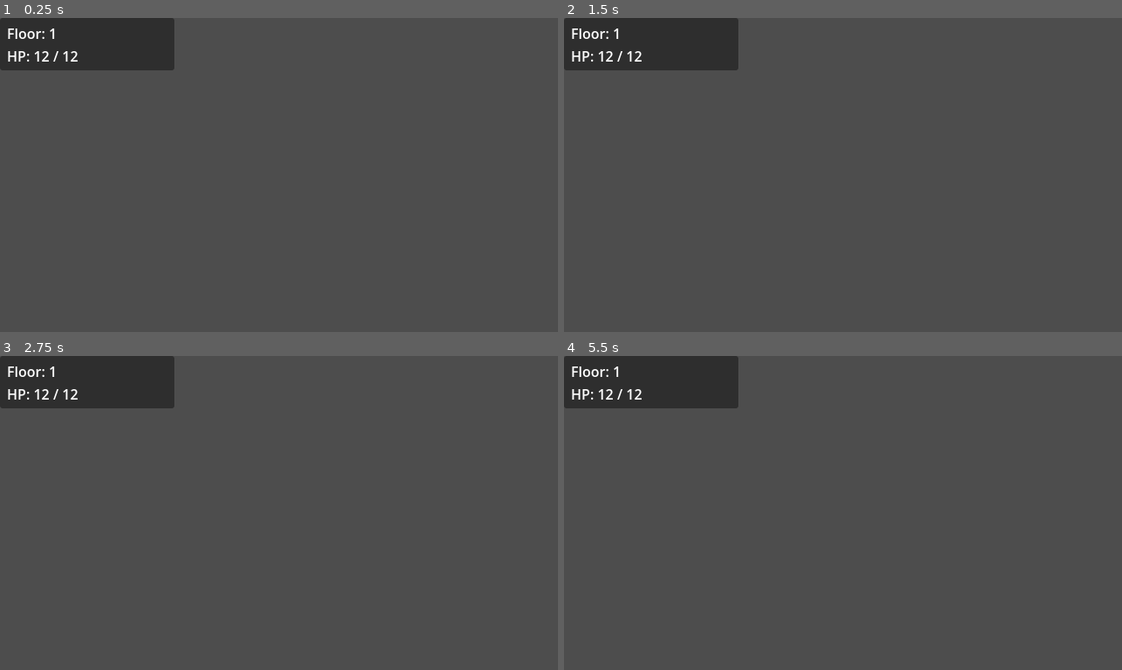
Above: before the commit, frames 1-4 (two rows, left to right).
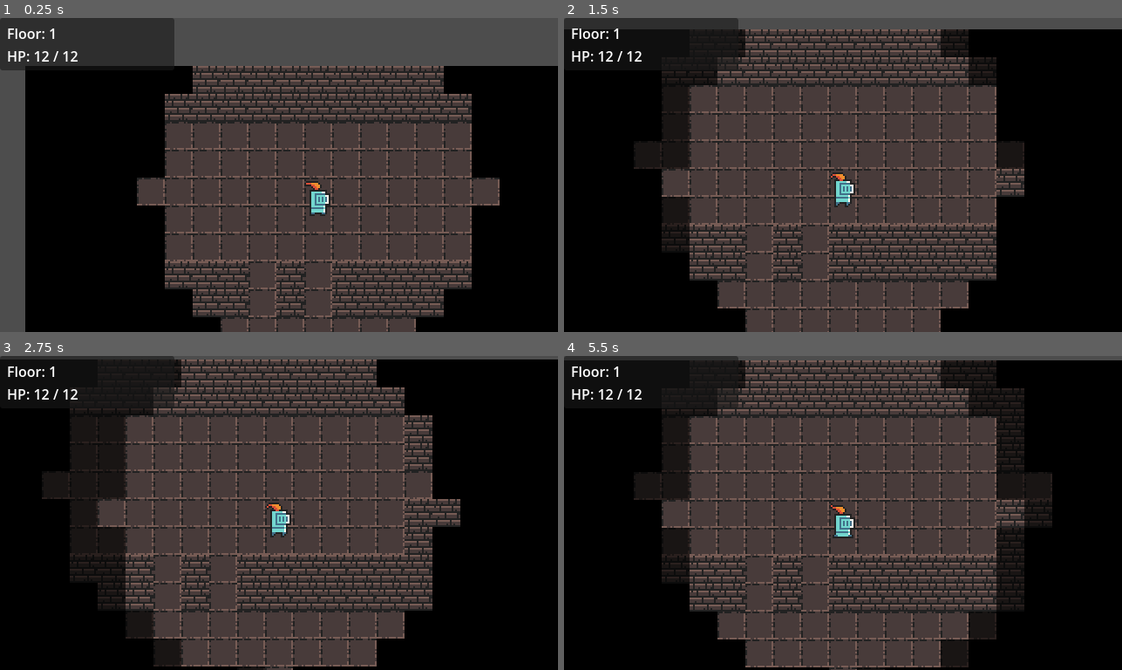
Above: after the commit, the same moments.

Repository: Bacilek/Dragons-in-Dungeons
Game: Godot game, scene res://scenes/main.tscn
Same seed, same stepped clock (60 frames per second), same inputs: the game is played once before the commit and once after it.
Inputs:
- Up to frame 1 (0.25 s): no input
- Up to frame 2 (1.5 s): tap Enter at 0.5 s; hold Right 0.53-1.28 s; tap Space at 0.77 s; hold Down from 1.28 s (still down)
- Up to frame 3 (2.75 s): tap Space at 1.52 s; release Down at 2.03 s; hold Right from 2.03 s (still down)
- Up to frame 4 (5.5 s): release Right at 2.78 s; hold Up 2.78-3.53 s; tap Space at 3.02, 3.77, 4.52 s; hold Left 3.53-5.03 s; hold Down from 5.03 s (still down)

The runs differ from the first frame. In frame 1, 51% of the frame differs, in the area x 4-100%, y 15-100%; in frame 2, 61%; in frame 3, 64%, in the area x 0-100%, y 1-100%; in frame 4, 63%.
Error before the commit: Parse Error: Cannot infer the type of "dx" variable because the value doesn't have a set type. (res://scripts/world/dungeon_floor.gd:142)

Commit message:
fix: explicit types for loop vars and arrays in dungeon_floor.gd
GDScript can't infer types when iterating over int ranges or untyped
Arrays. Fixed: Array[Enemy], typed for-loop vars (x/y: int), and
explicit dx/dy/pos/r2 type annotations.

Co-Authored-By: Claude Sonnet 4.6 <noreply@anthropic.com>

Diff:
--- a/scripts/world/dungeon_floor.gd
+++ b/scripts/world/dungeon_floor.gd
@@ -17,7 +17,7 @@
 
 var _data: DungeonData
 var _player: Player
-var _enemies: Array = []  # Array[Enemy]
+var _enemies: Array[Enemy] = []
 
 var _fog_image: Image
 var _fog_texture: ImageTexture
@@ -82,9 +82,9 @@
 func _spawn_enemies() -> void:
 	# Collect candidate floor tiles (not player start, not stairs)
 	var candidates: Array = []
-	for y in _data.height:
-		for x in _data.width:
-			var pos := Vector2i(x, y)
+	for y: int in _data.height:
+		for x: int in _data.width:
+			var pos: Vector2i = Vector2i(x, y)
 			if _data.get_tile(x, y) == DungeonData.TileType.FLOOR:
 				if pos != _data.player_start and pos != _data.stairs_pos:
 					candidates.append(pos)
@@ -121,11 +121,11 @@
 	add_child(_fog_sprite)
 
 func update_fog(player_pos: Vector2i) -> void:
-	var r2 := FOV_RADIUS * FOV_RADIUS
-	for y in _data.height:
-		for x in _data.width:
-			var dx := x - player_pos.x
-			var dy := y - player_pos.y
+	var r2: int = FOV_RADIUS * FOV_RADIUS
+	for y: int in _data.height:
+		for x: int in _data.width:
+			var dx: int = x - player_pos.x
+			var dy: int = y - player_pos.y
 			if dx * dx + dy * dy <= r2:
 				_explored[Vector2i(x, y)] = true
 				_fog_image.set_pixel(x, y, Color(0, 0, 0, 0))
